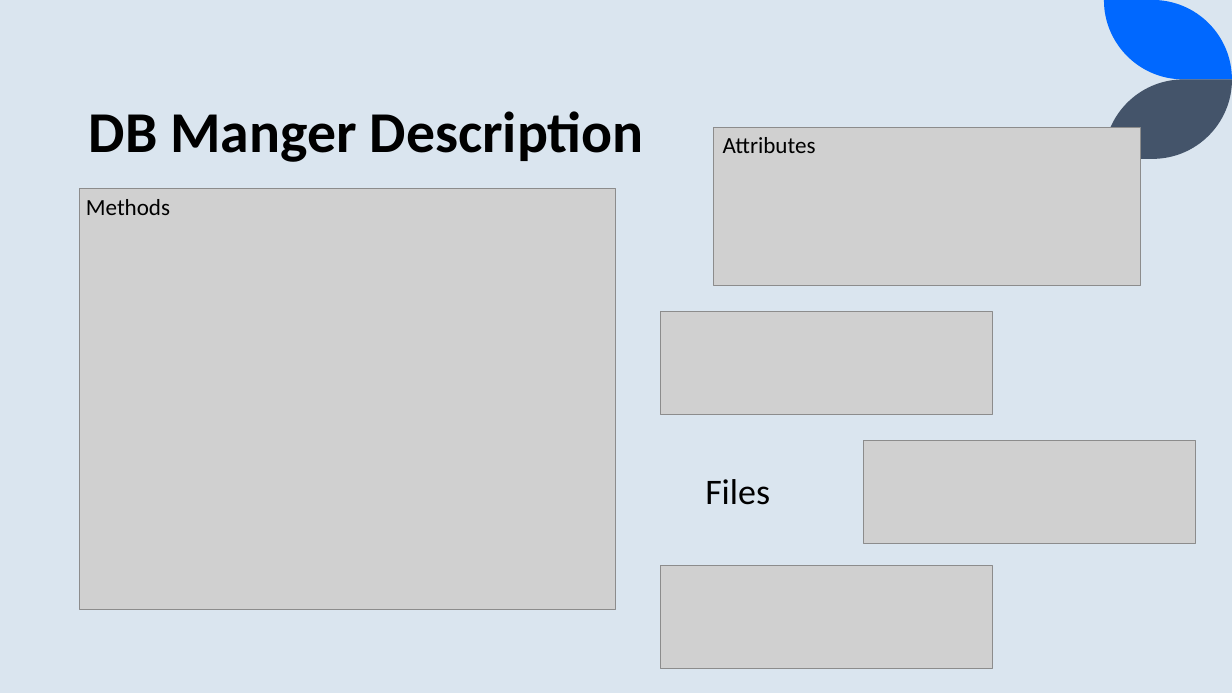
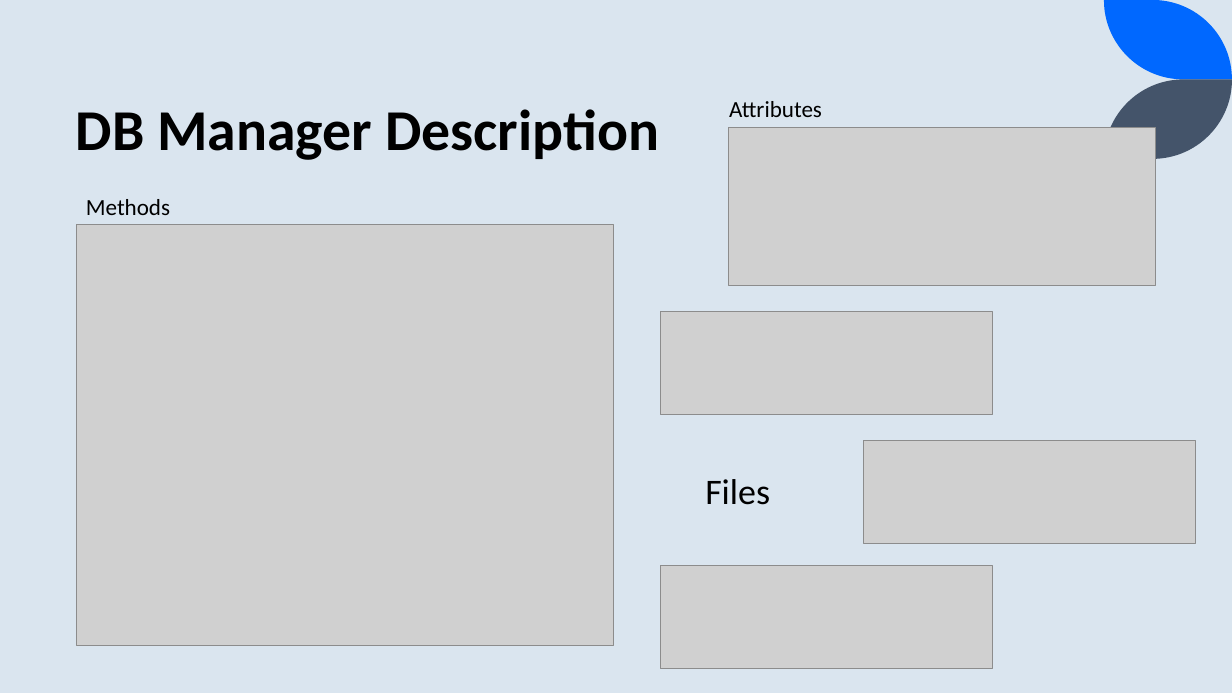
Before and after one commit to ZohebSharif/communicationsGroup4, a slide deck: slide 9 of Phase 2 Documents/Chat Relay – Design Presentation.pptx. Drawn at 1232x693 pixels with LibreOffice and Linux fonts; fonts in the diff are those of the drawing; grey boxes stand for pictures. Boxes give left, top, right and bottom in pixels: in the first picture for what was removed or moved away, otherwise in the second. Text is boxed around its words. In the diff, an @@ line names an element or a change of style, - is before the commit and + after.

Commit message:
Minor Spelling Error
Fixed spelling mistakes

```diff
--- a/Phase 2 Documents/Chat Relay – Design Presentation.pptx
+++ b/Phase 2 Documents/Chat Relay – Design Presentation.pptx
@@ title at bbox=[76, 109, 659, 160]: text changed @@
-DB Manger Description
+DB Manager Description
@@ text "Attributes": place and size @@
-text "Attributes" at bbox=[723, 137, 816, 153]
+text "Attributes" at bbox=[729, 101, 822, 117]
@@ picture: place and size @@
-picture at bbox=[714, 128, 1141, 286]
+picture at bbox=[729, 128, 1156, 286]
@@ picture: place and size @@
-picture at bbox=[79, 189, 616, 609]
+picture at bbox=[77, 225, 614, 645]
```
